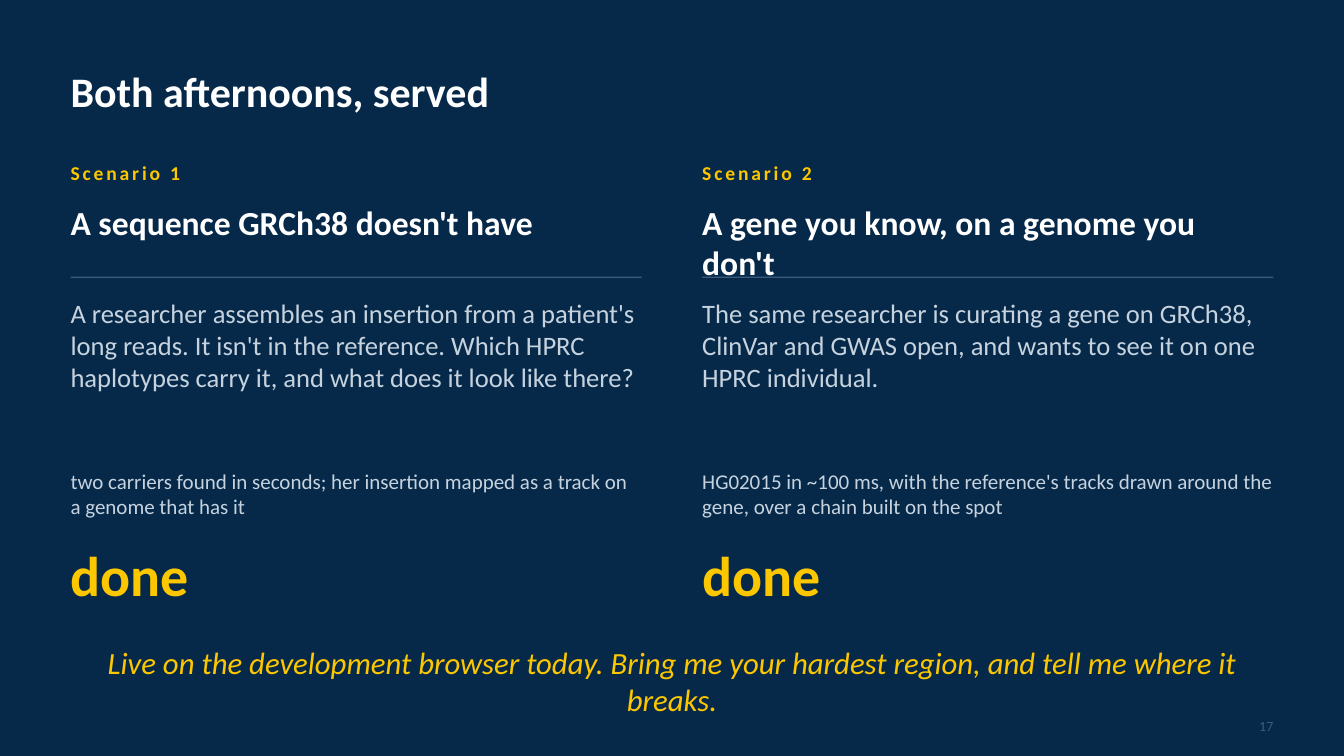
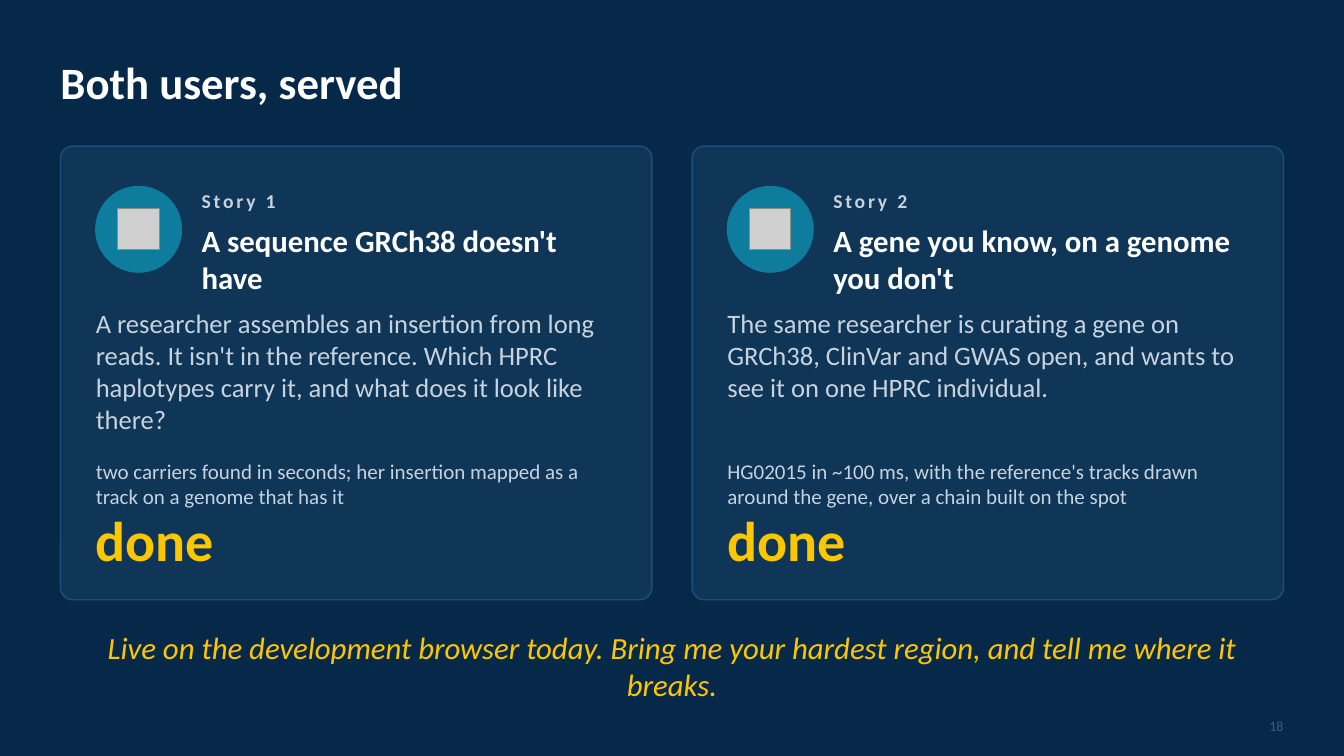
Before and after one commit to parsaeskandar/hprc_2026_poster, a slide deck: slide 18 of talk/HPRC2026_talk.pptx (slide 17 before the commit). Drawn at 1344x756 pixels with LibreOffice and Linux fonts; fonts in the diff are those of the drawing; grey boxes stand for pictures. Boxes give left, top, right and bottom in pixels: in the first picture for what was removed or moved away, otherwise in the second. Text is boxed around its words. In the diff, an @@ line names an element or a change of style, - is before the commit and + after.

```diff
--- a/talk/HPRC2026_talk.pptx
+++ b/talk/HPRC2026_talk.pptx
@@ text at box(60, 67, 403, 105): text changed; size 30 to 32 pt @@
-Both afternoons, served
+Both users, served
@@ rounded rectangle added at box(60, 146, 652, 600), fill #0F3557, outline #1D4F7C 1 pt @@
@@ rounded rectangle added at box(693, 146, 1285, 600), fill #0F3557, outline #1D4F7C 1 pt @@
@@ ellipse added at box(96, 187, 181, 272), fill #0E7C9C, outline #0E7C9C 1 pt @@
@@ picture added at box(118, 209, 159, 250) @@
@@ text at box(202, 195, 276, 211): text changed; text colour #FDC700 to #C6D3DF @@
-Scenario 1
+Story 1
@@ ellipse added at box(728, 187, 814, 272), fill #0E7C9C, outline #0E7C9C 1 pt @@
@@ picture added at box(750, 209, 791, 250) @@
@@ text at box(833, 195, 907, 211): text changed; text colour #FDC700 to #C6D3DF @@
-Scenario 2
+Story 2
@@ text "A sequence GRCh38 doesn't have": place and size @@
-text "A sequence GRCh38 doesn't have" at box(71, 211, 533, 241)
+text "A sequence GRCh38 doesn't have" at box(202, 230, 557, 290)
@@ text "A sequence GRCh38 doesn't have" at box(202, 230, 557, 290): size 24 to 22 pt @@
@@ text "A gene you know, on ..." at box(833, 230, 1230, 294): size 24 to 22 pt @@
@@ text "A gene you know, on ...": place and size @@
-text "A gene you know, on ..." at box(702, 211, 1196, 278)
+text "A gene you know, on ..." at box(833, 230, 1230, 294)
@@ line removed from (71, 277) to (642, 277) @@
@@ line removed from (703, 277) to (1273, 277) @@
@@ text at box(96, 314, 595, 429): text changed @@
-A researcher assembles an insertion from a patient's long reads. It isn't in the reference. Which HPRC haplotypes carry it, and what does it look like there?
+A researcher assembles an insertion from long reads. It isn't in the reference. Which HPRC haplotypes carry it, and what does it look like there?
@@ text "The same researcher is curating ..." rewrapped from box(702, 304, 1255, 387) to box(727, 314, 1234, 397) @@
@@ text "two carriers found in seconds; ..." rewrapped from box(71, 474, 627, 518) to box(96, 464, 578, 508) @@
@@ text "HG02015 in ~100 ms, with ..." rewrapped from box(702, 474, 1271, 518) to box(727, 464, 1198, 508) @@
@@ text "done": place and size @@
-text "done" at box(71, 556, 189, 597)
+text "done" at box(96, 521, 214, 562)
@@ text "done": place and size @@
-text "done" at box(702, 556, 820, 597)
+text "done" at box(727, 521, 845, 562)
@@ text "Live on the development browser ...": place and size @@
-text "Live on the development browser ..." at box(108, 652, 1235, 712)
+text "Live on the development browser ..." at box(108, 637, 1235, 697)
@@ text removed at box(1259, 722, 1273, 731) @@
-17
@@ text added at box(1269, 722, 1283, 731), 10 pt, text #3D5A7A @@
+18
```
Also in this commit, not shown: 17 other slides changed, 6 slides added, 5 slides removed, 3 other files.
